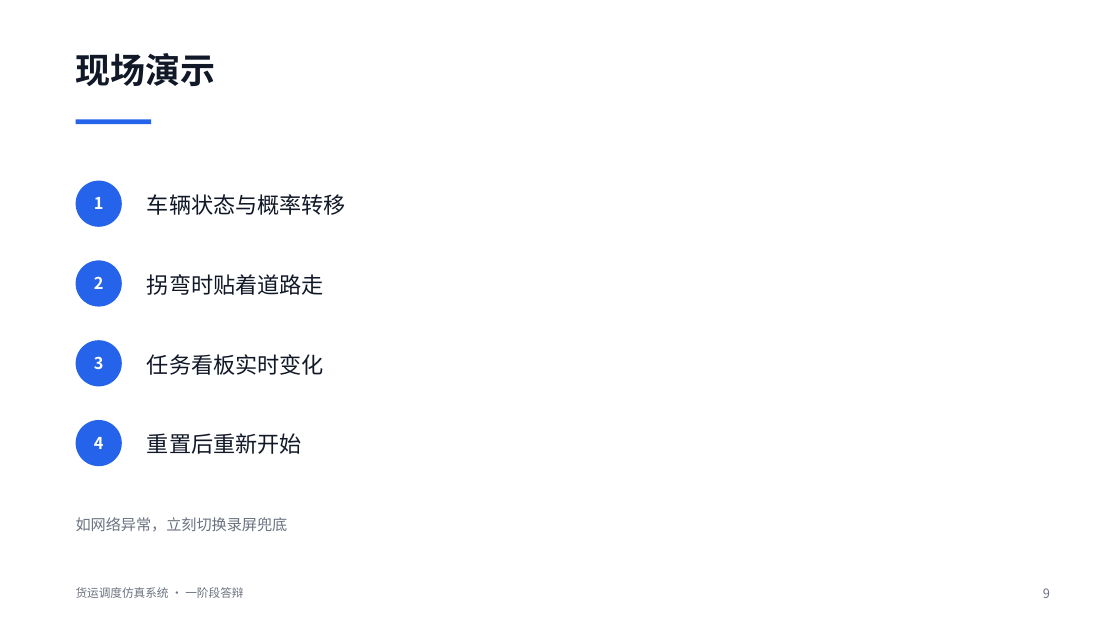
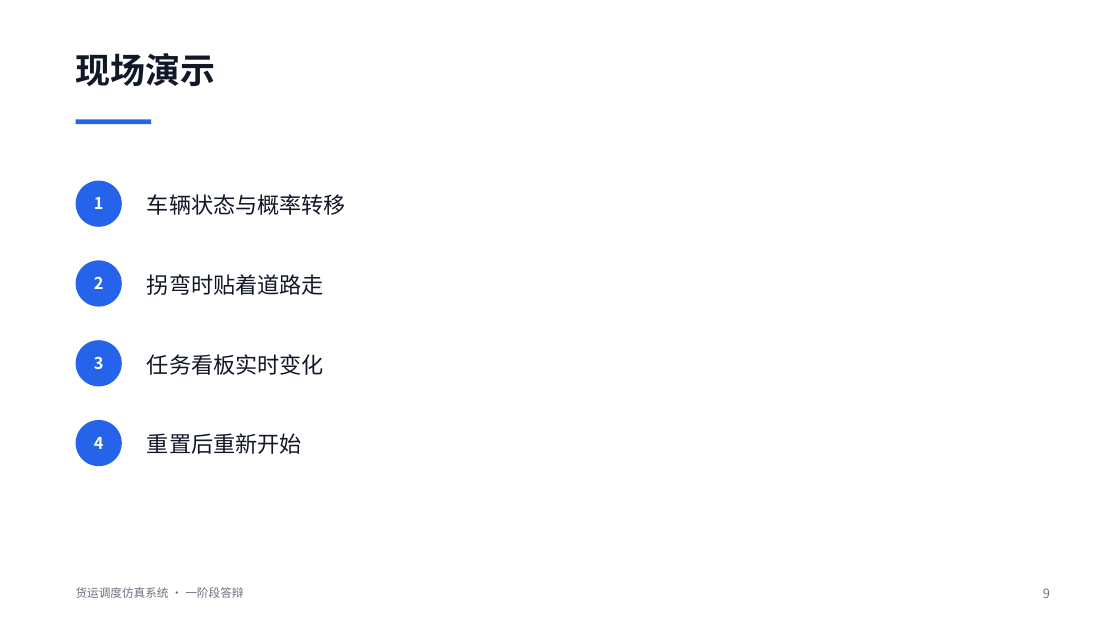
Before and after one commit to legdos/traffic_management_full, a slide deck: slide 9 of 答辩_交通管理仿真系统.pptx. Drawn at 1120x630 pixels with LibreOffice and Linux fonts; fonts in the diff are those of the drawing. Boxes give left, top, right and bottom in pixels: in the first picture for what was removed or moved away, otherwise in the second. Text is boxed around its words. In the diff, an @@ line names an element or a change of style, - is before the commit and + after.

```diff
--- a/答辩_交通管理仿真系统.pptx
+++ b/答辩_交通管理仿真系统.pptx
@@ text removed at <box>76,517,288,532</box> @@
-如网络异常，立刻切换录屏兜底
```
Also in this commit, not shown: 14 other files.
